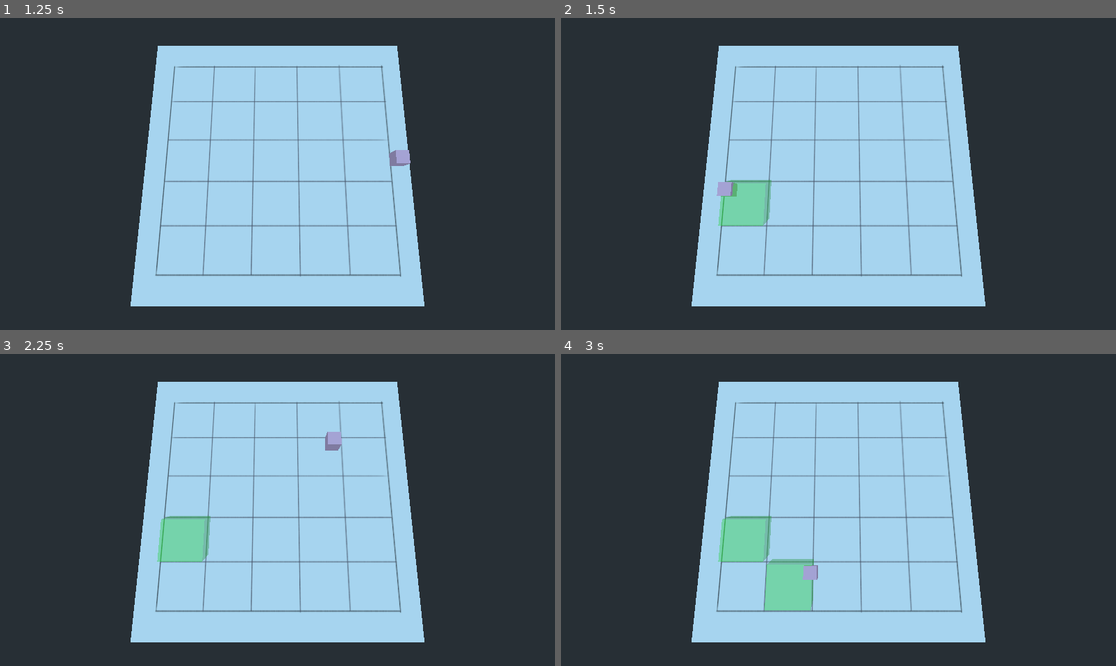
Above: before the commit, frames 1-4 (two rows, left to right).
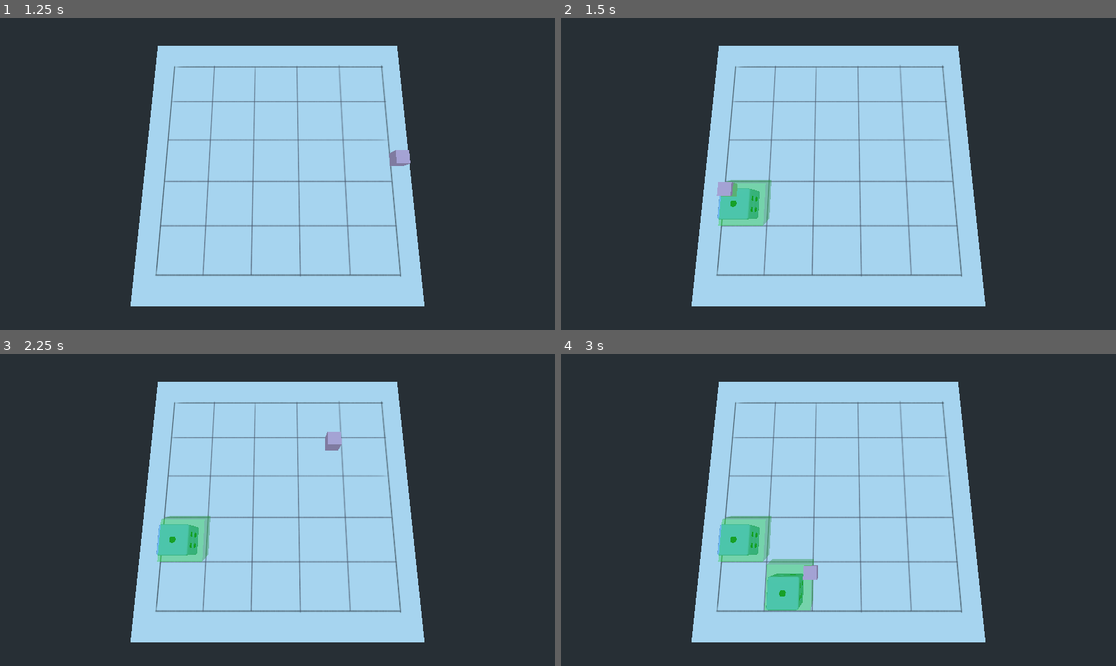
Above: after the commit, the same moments.

Repository: CarapaceonBear/gmtk-2022
Game: Godot game, scene res://scenes/game.tscn
Same seed, same stepped clock (60 frames per second), same inputs: the game is played once before the commit and once after it. The project has no main scene, so this scene is started directly.
Inputs (mouse positions are in pixels of both pictures, inside the frame that each line leads up to):
- Up to frame 1 (1.25 s): tap Enter at 0.5 s; move the mouse to (399, 158) at 0.52 s; press the mouse at (399, 158) at 0.53 s
- Up to frame 2 (1.5 s): tap Space at 1.25 s; move the mouse to (727, 189) at 1.27 s; release the mouse at (727, 189) at 1.28 s; click (727, 189) at 1.35 s
- Up to frame 3 (2.25 s): tap Enter at 2 s; move the mouse to (333, 441) at 2.02 s; press the mouse at (333, 441) at 2.03 s
- Up to frame 4 (3 s): tap Space at 2.75 s; move the mouse to (810, 572) at 2.77 s; release the mouse at (810, 572) at 2.78 s; click (810, 572) at 2.85 s

Frame 1 is identical in both runs. In frame 2, 0.6% of the frame differs, in the area x 28-36%, y 54-65%; in frame 3, 0.7%; in frame 4, 1.5%, in the area x 28-44%, y 54-83%.

Commit message:
placing dice on grid

Diff:
--- a/scenes/die.tscn
+++ b/scenes/die.tscn
@@ -3,3 +3,4 @@
 [ext_resource path="res://die.glb" type="PackedScene" id=1]
 
 [node name="die" instance=ExtResource( 1 )]
+transform = Transform( 0.8, 0, 0, 0, 0.8, 0, 0, 0, 0.8, 0, 0, 0 )
--- a/scenes/game.gd
+++ b/scenes/game.gd
@@ -22,15 +22,16 @@
 		var row = get_tree().get_nodes_in_group(square_groups[n])
 		for square in row:
 			squares[n].append(square)
+			square.connect("identify", self, "check_squares")
 		row = get_tree().get_nodes_in_group(grid_groups[n])
 		for position in row:
 			grid[n].append(position)
-	for row in squares:
-		for index in row:
-			print(index)
-	for row in grid:
-		for index in row:
-			print(index)
+#	for row in squares:
+#		for index in row:
+#			print(index)
+#	for row in grid:
+#		for index in row:
+#			print(index)
 
 func _input(event):
 	if(event.is_action_pressed("click")):
@@ -43,3 +44,22 @@
 func _mouse_track():
 	mouse_pos = get_viewport().get_mouse_position()
 	return camera.project_position(mouse_pos, z_depth)
+
+func check_squares(name):
+	var squares_indices
+	var y = 0
+	for row in squares:
+		var x = 0
+		for element in row:
+			if (element.name == name):
+				squares_indices = [y, x]
+			x += 1
+		y += 1
+	var target_in_grid = grid[squares_indices[0]][squares_indices[1]]
+	spawn_die(target_in_grid)
+#	print (target_in_grid.name)
+
+func spawn_die(grid_position):
+	var new_die = die.instance()
+	grid_position.add_child(new_die)
+	new_die.global_transform.origin = grid_position.global_transform.origin
--- a/scenes/game.tscn
+++ b/scenes/game.tscn
@@ -93,7 +93,7 @@
 [node name="SquareC5" parent="Screen" groups=["C_squares"] instance=ExtResource( 3 )]
 transform = Transform( 0.78, 0, 0, 0, 0.7, 0, 0, 0.3, 0.7, 3.257, 5.273, 1.095 )
 
-[node name="SquareD1" parent="Screen" groups=["D__squares"] instance=ExtResource( 3 )]
+[node name="SquareD1" parent="Screen" groups=["D_squares"] instance=ExtResource( 3 )]
 transform = Transform( 0.775, 0, 0, 0, 0.72, 0, 0, 0.25, 0.73, -3.365, 5.004, 2.575 )
 
 [node name="SquareD2" parent="Screen" groups=["D_squares"] instance=ExtResource( 3 )]
@@ -126,76 +126,76 @@
 [node name="Grid" type="Spatial" parent="."]
 
 [node name="A1" type="Position3D" parent="Grid" groups=["A_grid"]]
-transform = Transform( 1, 0, 0, 0, 1, 0, 0, 0, 1, -5.44315, 0.0702255, -5.22027 )
+transform = Transform( 1, 0, 0, 0, 1, 0, 0, 0, 1, -5.44315, 0.78069, -5.22027 )
 
 [node name="A2" type="Position3D" parent="Grid" groups=["A_grid"]]
-transform = Transform( 1, 0, 0, 0, 1, 0, 0, 0, 1, -2.78308, 0.0702255, -5.22027 )
+transform = Transform( 1, 0, 0, 0, 1, 0, 0, 0, 1, -2.78308, 0.78069, -5.22027 )
 
 [node name="A3" type="Position3D" parent="Grid" groups=["A_grid"]]
-transform = Transform( 1, 0, 0, 0, 1, 0, 0, 0, 1, -0.107637, 0.0702255, -5.22027 )
+transform = Transform( 1, 0, 0, 0, 1, 0, 0, 0, 1, -0.107637, 0.78069, -5.22027 )
 
 [node name="A4" type="Position3D" parent="Grid" groups=["A_grid"]]
-transform = Transform( 1, 0, 0, 0, 1, 0, 0, 0, 1, 2.66007, 0.0702255, -5.22027 )
+transform = Transform( 1, 0, 0, 0, 1, 0, 0, 0, 1, 2.66007, 0.78069, -5.22027 )
 
 [node name="A5" type="Position3D" parent="Grid" groups=["A_grid"]]
-transform = Transform( 1, 0, 0, 0, 1, 0, 0, 0, 1, 5.4739, 0.0702255, -5.22027 )
+transform = Transform( 1, 0, 0, 0, 1, 0, 0, 0, 1, 5.4739, 0.78069, -5.22027 )
 
 [node name="B1" type="Position3D" parent="Grid" groups=["B_grid"]]
-transform = Transform( 1, 0, 0, 0, 1, 0, 0, 0, 1, -5.44315, 0.0702255, -2.65561 )
+transform = Transform( 1, 0, 0, 0, 1, 0, 0, 0, 1, -5.44315, 0.78069, -2.65561 )
 
 [node name="B2" type="Position3D" parent="Grid" groups=["B_grid"]]
-transform = Transform( 1, 0, 0, 0, 1, 0, 0, 0, 1, -2.78308, 0.0702255, -2.65561 )
+transform = Transform( 1, 0, 0, 0, 1, 0, 0, 0, 1, -2.78308, 0.78069, -2.65561 )
 
 [node name="B3" type="Position3D" parent="Grid" groups=["B_grid"]]
-transform = Transform( 1, 0, 0, 0, 1, 0, 0, 0, 1, -0.107637, 0.0702255, -2.65561 )
+transform = Transform( 1, 0, 0, 0, 1, 0, 0, 0, 1, -0.107637, 0.78069, -2.65561 )
 
 [node name="B4" type="Position3D" parent="Grid" groups=["B_grid"]]
-transform = Transform( 1, 0, 0, 0, 1, 0, 0, 0, 1, 2.66007, 0.0702255, -2.65561 )
+transform = Transform( 1, 0, 0, 0, 1, 0, 0, 0, 1, 2.66007, 0.78069, -2.65561 )
 
 [node name="B5" type="Position3D" parent="Grid" groups=["B_grid"]]
-transform = Transform( 1, 0, 0, 0, 1, 0, 0, 0, 1, 5.4739, 0.0702255, -2.65561 )
+transform = Transform( 1, 0, 0, 0, 1, 0, 0, 0, 1, 5.4739, 0.78069, -2.65561 )
 
 [node name="C1" type="Position3D" parent="Grid" groups=["C_grid"]]
-transform = Transform( 1, 0, 0, 0, 1, 0, 0, 0, 1, -5.44315, 0.0702255, -0.108875 )
+transform = Transform( 1, 0, 0, 0, 1, 0, 0, 0, 1, -5.44315, 0.78069, -0.108875 )
 
 [node name="C2" type="Position3D" parent="Grid" groups=["C_grid"]]
-transform = Transform( 1, 0, 0, 0, 1, 0, 0, 0, 1, -2.78308, 0.0702255, -0.108875 )
+transform = Transform( 1, 0, 0, 0, 1, 0, 0, 0, 1, -2.78308, 0.78069, -0.108875 )
 
 [node name="C3" type="Position3D" parent="Grid" groups=["C_grid"]]
-transform = Transform( 1, 0, 0, 0, 1, 0, 0, 0, 1, -0.107637, 0.0702255, -0.108875 )
+transform = Transform( 1, 0, 0, 0, 1, 0, 0, 0, 1, -0.107637, 0.78069, -0.108875 )
 
 [node name="C4" type="Position3D" parent="Grid" groups=["C_grid"]]
-transform = Transform( 1, 0, 0, 0, 1, 0, 0, 0, 1, 2.66007, 0.0702255, -0.108875 )
+transform = Transform( 1, 0, 0, 0, 1, 0, 0, 0, 1, 2.66007, 0.78069, -0.108875 )
 
 [node name="C5" type="Position3D" parent="Grid" groups=["C_grid"]]
-transform = Transform( 1, 0, 0, 0, 1, 0, 0, 0, 1, 5.4739, 0.0702255, -0.108875 )
+transform = Transform( 1, 0, 0, 0, 1, 0, 0, 0, 1, 5.4739, 0.78069, -0.108875 )
 
 [node name="D1" type="Position3D" parent="Grid" groups=["D_grid"]]
-transform = Transform( 1, 0, 0, 0, 1, 0, 0, 0, 1, -5.44315, 0.0702255, 2.50959 )
+transform = Transform( 1, 0, 0, 0, 1, 0, 0, 0, 1, -5.44315, 0.78069, 2.50959 )
 
 [node name="D2" type="Position3D" parent="Grid" groups=["D_grid"]]
-transform = Transform( 1, 0, 0, 0, 1, 0, 0, 0, 1, -2.78308, 0.0702255, 2.50959 )
+transform = Transform( 1, 0, 0, 0, 1, 0, 0, 0, 1, -2.78308, 0.78069, 2.50959 )
 
 [node name="D3" type="Position3D" parent="Grid" groups=["D_grid"]]
-transform = Transform( 1, 0, 0, 0, 1, 0, 0, 0, 1, -0.107637, 0.0702255, 2.50959 )
+transform = Transform( 1, 0, 0, 0, 1, 0, 0, 0, 1, -0.107637, 0.78069, 2.50959 )
 
 [node name="D4" type="Position3D" parent="Grid" groups=["D_grid"]]
-transform = Transform( 1, 0, 0, 0, 1, 0, 0, 0, 1, 2.66007, 0.0702255, 2.50959 )
+transform = Transform( 1, 0, 0, 0, 1, 0, 0, 0, 1, 2.66007, 0.78069, 2.50959 )
 
 [node name="D5" type="Position3D" parent="Grid" groups=["D_grid"]]
-transform = Transform( 1, 0, 0, 0, 1, 0, 0, 0, 1, 5.4739, 0.0702255, 2.50959 )
+transform = Transform( 1, 0, 0, 0, 1, 0, 0, 0, 1, 5.4739, 0.78069, 2.50959 )
 
 [node name="E1" type="Position3D" parent="Grid" groups=["E_grid"]]
-transform = Transform( 1, 0, 0, 0, 1, 0, 0, 0, 1, -5.44315, 0.0702255, 5.16393 )
+transform = Transform( 1, 0, 0, 0, 1, 0, 0, 0, 1, -5.44315, 0.78069, 5.16393 )
 
 [node name="E2" type="Position3D" parent="Grid" groups=["E_grid"]]
-transform = Transform( 1, 0, 0, 0, 1, 0, 0, 0, 1, -2.78308, 0.0702255, 5.16393 )
+transform = Transform( 1, 0, 0, 0, 1, 0, 0, 0, 1, -2.78308, 0.78069, 5.16393 )
 
 [node name="E3" type="Position3D" parent="Grid" groups=["E_grid"]]
-transform = Transform( 1, 0, 0, 0, 1, 0, 0, 0, 1, -0.107637, 0.0702255, 5.16393 )
+transform = Transform( 1, 0, 0, 0, 1, 0, 0, 0, 1, -0.107637, 0.78069, 5.16393 )
 
 [node name="E4" type="Position3D" parent="Grid" groups=["E_grid"]]
-transform = Transform( 1, 0, 0, 0, 1, 0, 0, 0, 1, 2.66007, 0.0702255, 5.16393 )
+transform = Transform( 1, 0, 0, 0, 1, 0, 0, 0, 1, 2.66007, 0.78069, 5.16393 )
 
 [node name="E5" type="Position3D" parent="Grid" groups=["E_grid"]]
-transform = Transform( 1, 0, 0, 0, 1, 0, 0, 0, 1, 5.4739, 0.0702255, 5.16393 )
+transform = Transform( 1, 0, 0, 0, 1, 0, 0, 0, 1, 5.4739, 0.78069, 5.16393 )
--- a/square.gd
+++ b/square.gd
@@ -5,6 +5,7 @@
 
 var cursed = false
 var filled = false
+signal identify(name)
 
 func _ready():
 	temp.visible = false
@@ -20,6 +21,8 @@
 	if (cursed and not filled):
 		temp.visible = value
 		filled = true
+		print(self.name)
+		emit_signal("identify", self.name)
 
 func _on_Square_body_entered(body):
 	if (body.is_in_group("cursor")):
